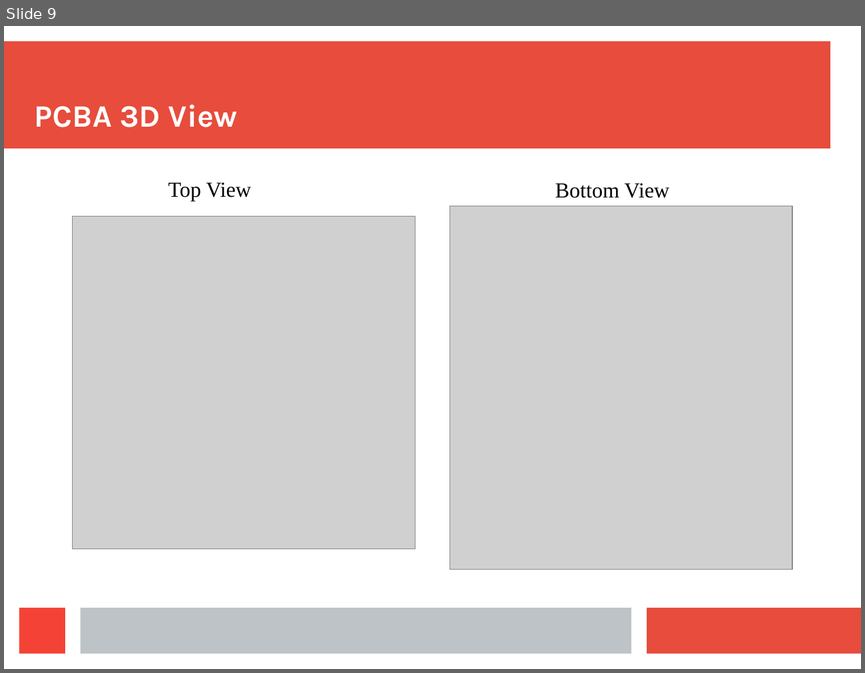
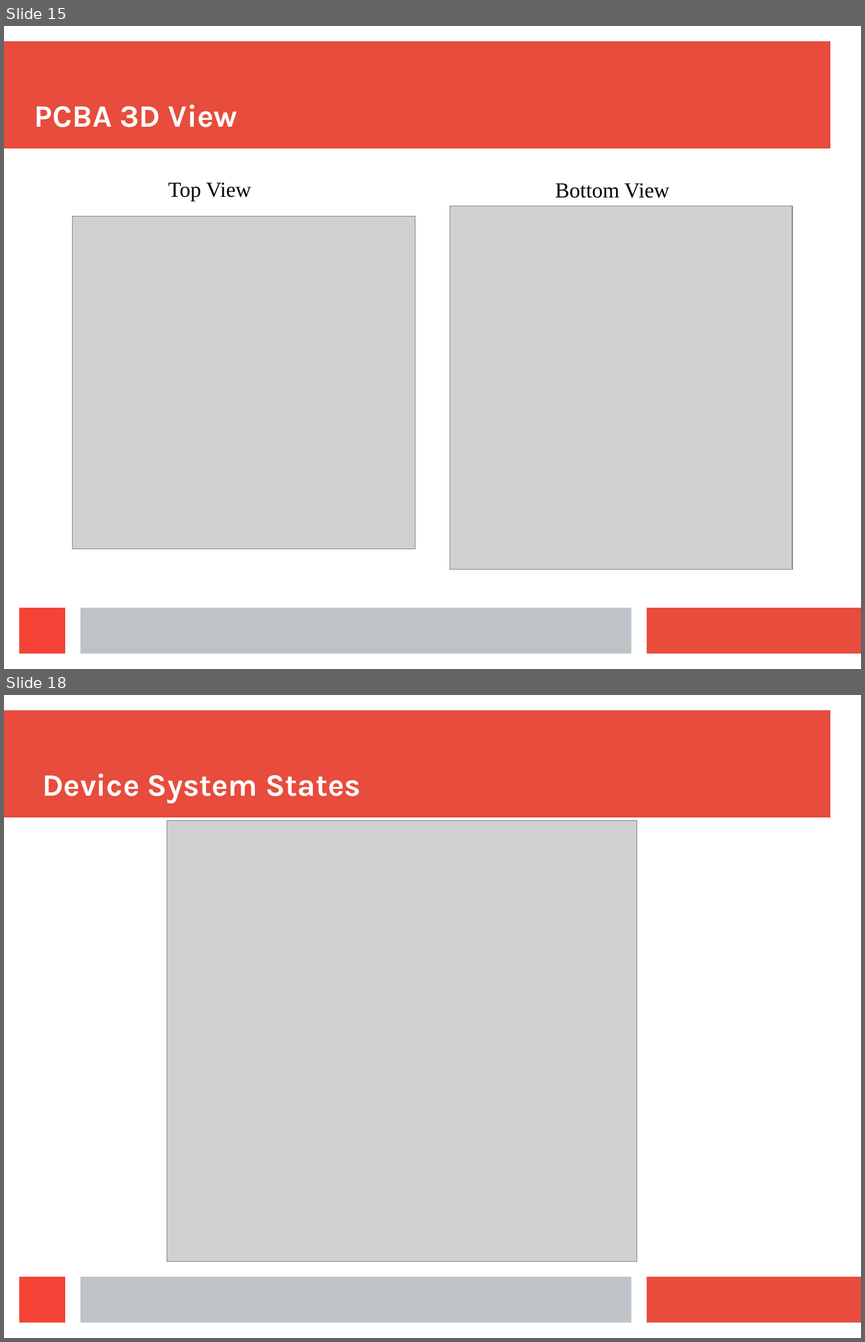
Before and after one commit to ashtonchase/portable_impedance_tomography, a slide deck: documentation/mid_term.odp. Shown one above the other, each under a label of ours: slide 9 before the commit, slides 15 and 18 after it; the slides between them are not shown. The pictures are 865x673 and 865x1342 pixels, drawn with LibreOffice and Linux fonts; fonts in the diff are those of the drawing; grey boxes stand for pictures. Boxes give left, top, right and bottom in pixels: in the first picture for what was removed or moved away, otherwise in the second. Text is boxed around its words. In the diff, an @@ line names an element or a change of style, - is before the commit and + after.

```diff
--- a/documentation/mid_term.odp
+++ b/documentation/mid_term.odp
@@ slide 18 added at <box>4,695,861,1338</box>, background #FFFFFF; not listed: 4 template elements that a slide beside it also shows @@
@@ title added at <box>43,773,360,803</box>, 26.1 pt, text #FFFFFF, bold @@
+Device System States
@@ picture added at <box>167,820,637,1261</box> @@
@@ what was slide 9 is now slide 15 @@
```
Also in this commit, not shown: 4 slides changed, 6 other slides added, 1 slide removed, 11 other files.
